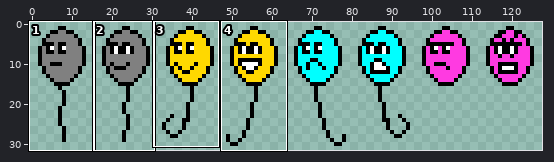
Sprite sheet, stored at assets/images/balun.png. Above: a wide view before the commit, with the close-up outlined.
Close-up. The starting point:
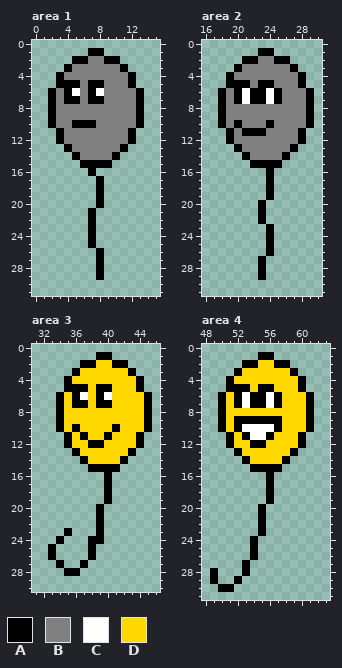
The file is 128x32 pixels. Shown: area 1: x 0..15, y 0..31; area 2: x 16..30, y 0..31; area 3: x 31..46, y 0..30; area 4: x 48..63, y 0..31. The commit also changed other parts of the picture, which this record leaves out.
Palette (. is transparent): A #000000  B #808080  C #ffffff  D #ffd800
Once edited:
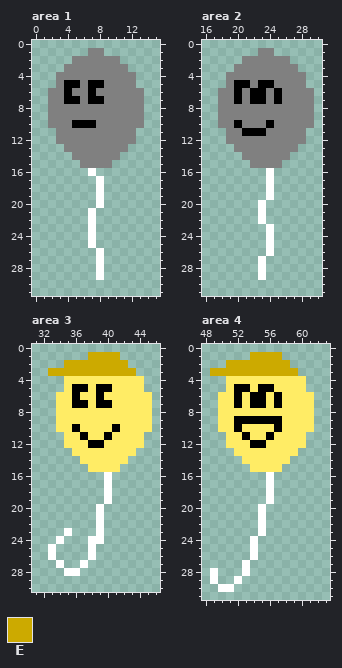
Colours new in this view: E #ccaa00
Edits made:
colour D: #ffd800 -> #ffec65
Area 1:
y 1: x 7..8 AA -> BB
y 2: x 5..6 AA -> BB; x 9..10 AA -> BB
y 3: x 4 A -> B; x 11 A -> B
y 4..5: x 3 A -> B; x 12 A -> B
y 6: x 2 A -> B; x 5 C -> B; x 8 C -> B; x 13 A -> B
y 7..10: x 2 A -> B; x 13 A -> B
y 11..12: x 3 A -> B; x 12 A -> B
y 13: x 4 A -> B; x 11 A -> B
y 14: x 5 A -> B; x 10 A -> B
y 15: x 6..9 AAAA -> BBBB
y 16: x 7 A -> C
y 17..20: x 8 A -> C
y 21..25: x 7 A -> C
y 26..29: x 8 A -> C
Area 2:
y 1: x 23..24 AA -> BB
y 2: x 21..22 AA -> BB; x 25..26 AA -> BB
y 3: x 20 A -> B; x 27 A -> B
y 4..5: x 19 A -> B; x 28 A -> B
y 6..7: x 18 A -> B; x 21 C -> B; x 24 C -> B; x 29 A -> B
y 8..10: x 18 A -> B; x 29 A -> B
y 11..12: x 19 A -> B; x 28 A -> B
y 13: x 20 A -> B; x 27 A -> B
y 14: x 21 A -> B; x 26 A -> B
y 15: x 22..25 AAAA -> BBBB
y 16..19: x 24 A -> C
y 20..22: x 23 A -> C
y 23..26: x 24 A -> C
y 27..29: x 23 A -> C
Area 3:
y 1: x 38..41 .AA. -> EEEE
y 2: x 35..42 ..AADDAA -> EEEEEEEE
y 3: x 33..43 ...ADDDDDDA -> EEEEEEEEEEE
y 4..5: x 35 A -> D; x 44 A -> D
y 6: x 34 A -> D; x 37 C -> D; x 40 C -> D; x 45 A -> D
y 7..10: x 34 A -> D; x 45 A -> D
y 11..12: x 35 A -> D; x 44 A -> D
y 13: x 36 A -> D; x 43 A -> D
y 14: x 37 A -> D; x 42 A -> D
y 15: x 38..41 AAAA -> DDDD
y 16..19: x 40 A -> C
y 20..22: x 39 A -> C
y 23: x 35 A -> C; x 39 A -> C
y 24: x 34 A -> C; x 38..39 AA -> CC
y 25..26: x 33 A -> C; x 38 A -> C
y 27: x 34 A -> C; x 37 A -> C
y 28: x 35..36 AA -> CC
Area 4:
y 1: x 54..57 .AA. -> EEEE
y 2: x 51..58 ..AADDAA -> EEEEEEEE
y 3: x 49..59 ...ADDDDDDA -> EEEEEEEEEEE
y 4..5: x 51 A -> D; x 60 A -> D
y 6..7: x 50 A -> D; x 53 C -> D; x 56 C -> D; x 61 A -> D
y 8..9: x 50 A -> D; x 61 A -> D
y 10: x 50 A -> D; x 53..56 CCCC -> DDDD; x 61 A -> D
y 11: x 51 A -> D; x 54..55 CC -> DD; x 60 A -> D
y 12: x 51 A -> D; x 60 A -> D
y 13: x 52 A -> D; x 59 A -> D
y 14: x 53 A -> D; x 58 A -> D
y 15: x 54..57 AAAA -> DDDD
y 16..19: x 56 A -> C
y 20..23: x 55 A -> C
y 24..26: x 54 A -> C
y 27: x 53 A -> C
y 28: x 49 A -> C; x 53 A -> C
y 29: x 49 A -> C; x 52 A -> C
y 30: x 50..51 AA -> CC
